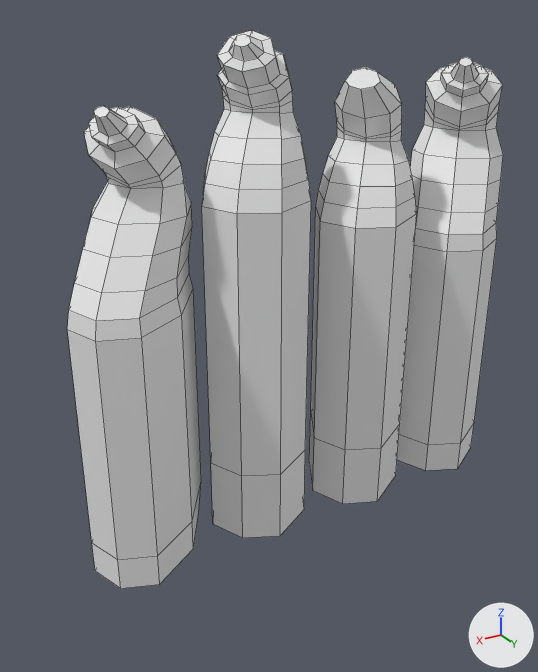
The FBX model Objects/Bleach/Bleach.fbx as it was, and as the next commit left it.
The view is the same before and after, from a 50 mm lens placed at (0.341, 0.345, 0.287), pointed at (0.134, 0.0, 0.114). The axes (+X, +Y, +Z) are drawn at lower right. The lights are the same throughout. Mesh edges are drawn as thin lines. Where no turn or scale is listed for an object, it has been applied to the vertices.

Names of what the first picture shows: 'E4_ST6_EM4_I1', 'E4_ST6_EM4_I2', 'E4_ST6_EM4_I3', 'E4_ST6_EM4_I4'.
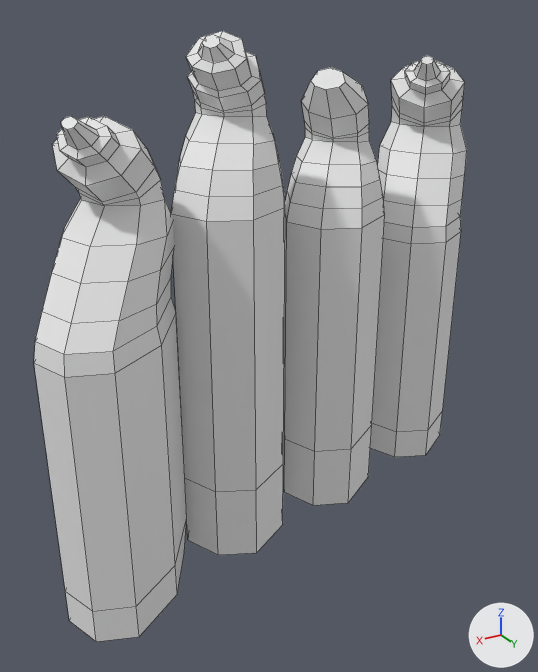
Changed parts and their boxes [x1, y1, x2, y2] in the pictures (538 x 672 px):
'E4_ST6_EM4_I3', moved
    before: [67, 106, 201, 589]
    after: [34, 116, 187, 642]
'E4_ST6_EM4_I4', moved
    before: [202, 30, 311, 538]
    after: [171, 31, 285, 555]
'E4_ST6_EM4_I1', moved
    before: [309, 67, 416, 504]
    after: [283, 68, 385, 505]
'E4_ST6_EM4_I2', moved
    before: [397, 57, 503, 471]
    after: [370, 56, 467, 457]

The change in detail:
Object 'E4_ST6_EM4_I1' (ob_e4_st6_em4_i1) moves from (0.0679, 0.0, 0.0) to (0.0849, -0.0083, 0.0).
Object 'E4_ST6_EM4_I3' (ob_e4_st6_em4_i3) moves from (0.2172, 0.0, 0.0) to (0.241, 0.0296, 0.0).
Object 'E4_ST6_EM4_I2' (ob_e4_st6_em4_i2) moves from (-0.0021, 0.0, 0.0) to (0.0053, -0.0244, 0.0).
Object 'E4_ST6_EM4_I4' (ob_e4_st6_em4_i4) moves from (0.1425, 0.0, 0.0) to (0.1622, 0.006, 0.0).
